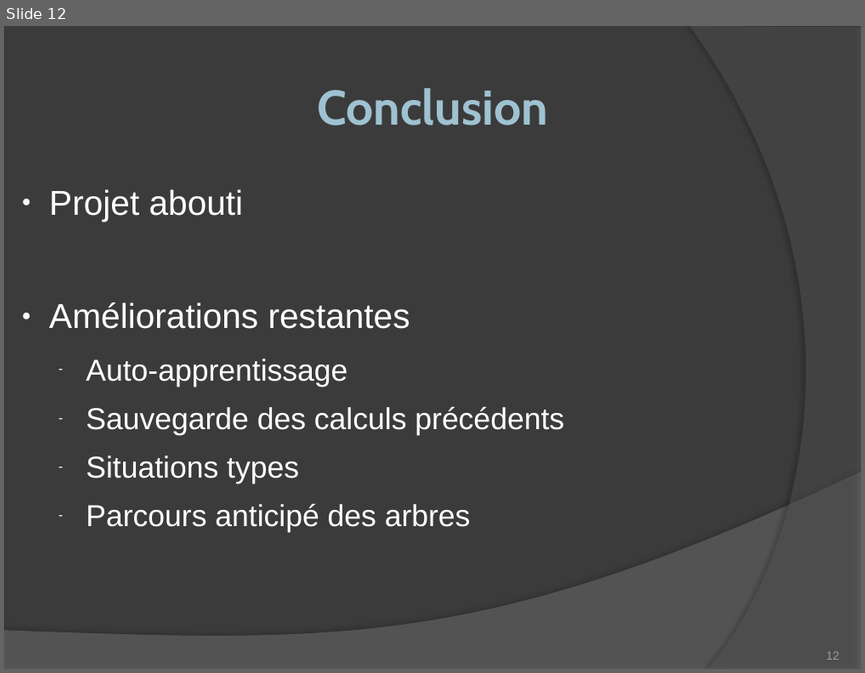
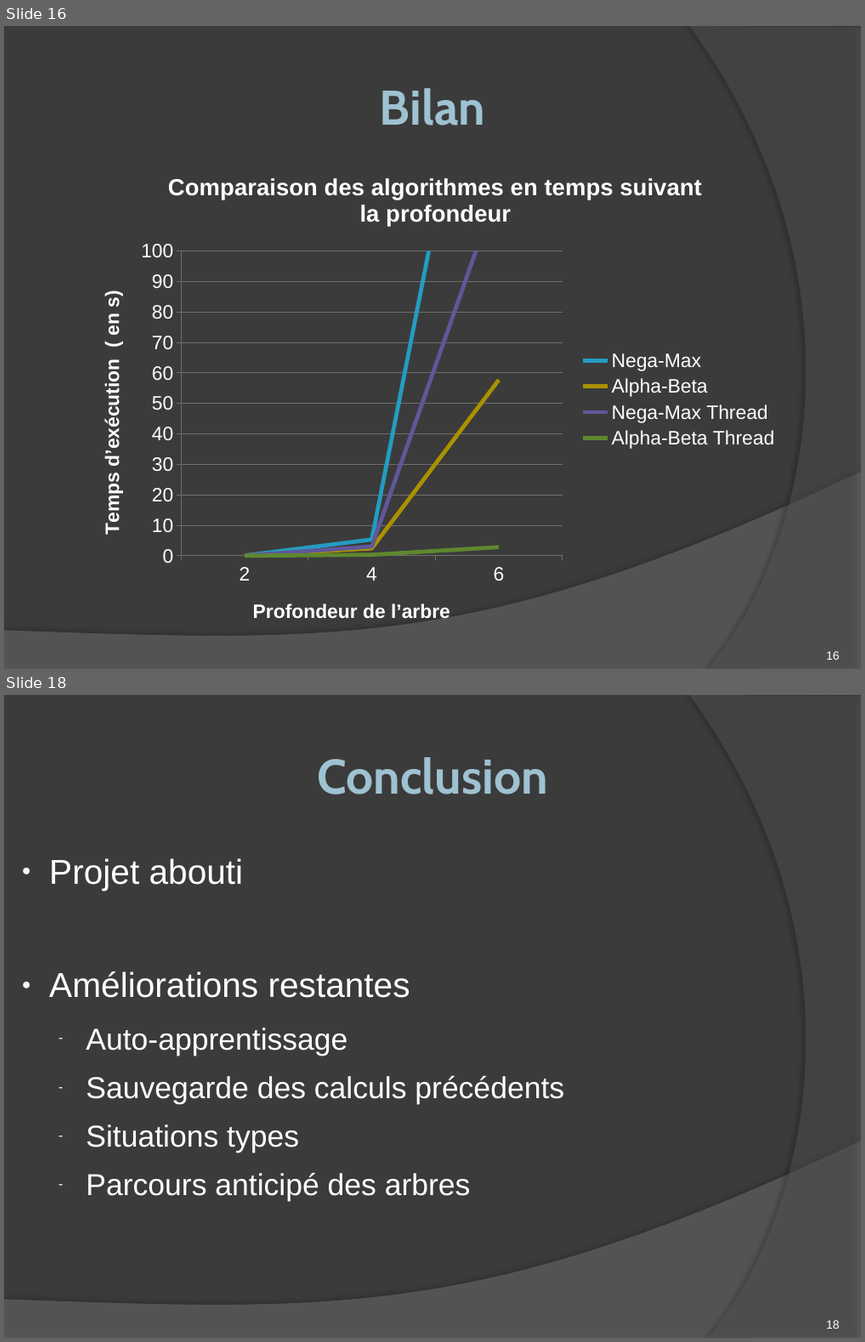
Before and after one commit to romaincarlsen/EtudesPratiques, a slide deck: Diapo Soutenance.pptx. Shown one above the other, each under a label of ours: slide 12 before the commit, slides 16 and 18 after it; the slides between them are not shown. The pictures are 865x673 and 865x1342 pixels, drawn with LibreOffice and Linux fonts; fonts in the diff are those of the drawing. Boxes give left, top, right and bottom in pixels: in the first picture for what was removed or moved away, otherwise in the second. Text is boxed around its words. In the diff, an @@ line names an element or a change of style, - is before the commit and + after.

```diff
--- a/Diapo Soutenance.pptx
+++ b/Diapo Soutenance.pptx
@@ slide 16 added at [4, 26, 861, 669], background #3B3B3B; not listed: 2 template elements that a slide beside it also shows @@
@@ text added at [380, 88, 485, 125], 45 pt, text gradient #9FC3D1 to #8BB9CA, bold @@
+Bilan
@@ line chart added at [83, 157, 788, 641] @@
+title "Comparaison des algorithmes en temps suivant la profondeur"
+categories: 2, 4, 6
+Nega-Max: 0, 5, 216
+Alpha-Beta: 0, 2, 58
+Nega-Max Thread: 0, 3, 121
+Alpha-Beta Thread: 0, 0, 3
@@ page number added at [826, 651, 840, 659], 11 pt, text #FFFFFF @@
+16
@@ what was slide 12 is now slide 18 @@
@@ page number at [826, 1320, 840, 1328]: text changed; text colour #9D9B9A to #FFFFFF @@
-12
+18
```
Also in this commit, not shown: 5 slides changed, 7 other slides added, 2 slides removed.
